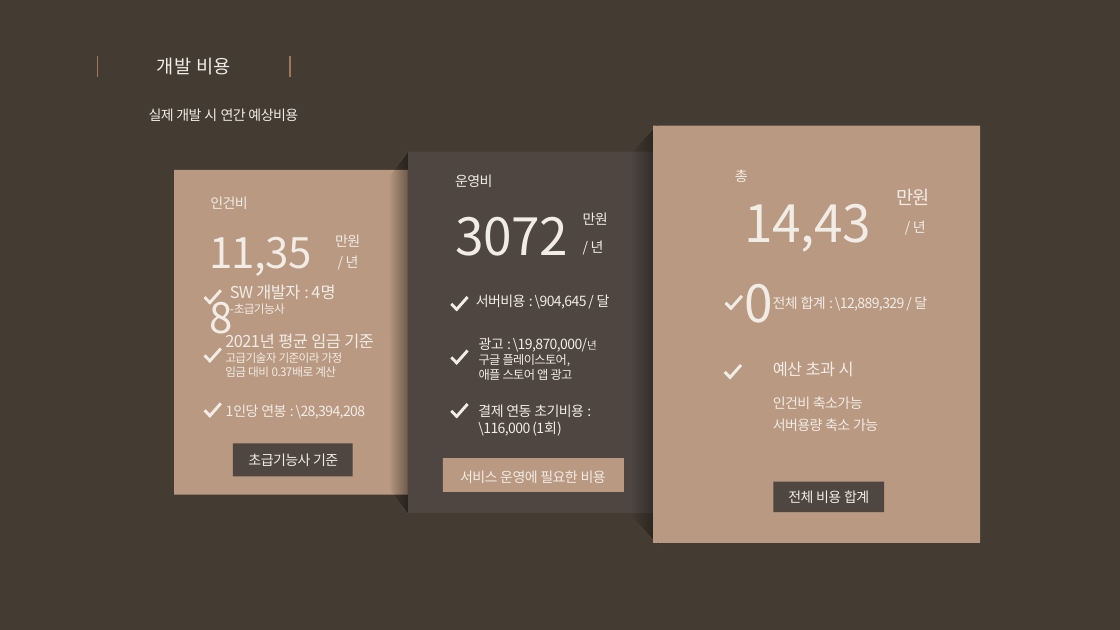
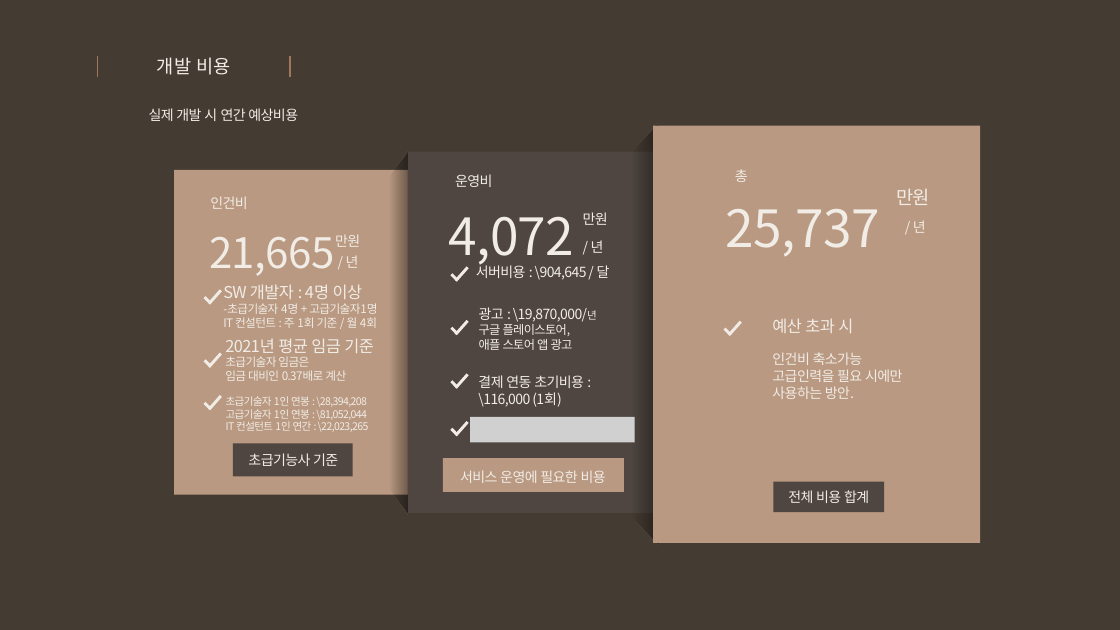
Before and after one commit to snr1229/Content_designing_Presentations, a slide deck: slide 36 of 사업계획서/Week10/EWon_중간고사대체 발표자료_2차.pptx (slide 31 before the commit). Drawn at 1120x630 pixels with LibreOffice and Linux fonts; fonts in the diff are those of the drawing; grey boxes stand for pictures. Boxes give left, top, right and bottom in pixels: in the first picture for what was removed or moved away, otherwise in the second. Text is boxed around its words. In the diff, an @@ line names an element or a change of style, - is before the commit and + after.

```diff
--- a/사업계획서/Week10/EWon_중간고사대체 발표자료_2차.pptx
+++ b/사업계획서/Week10/EWon_중간고사대체 발표자료_2차.pptx
@@ text at [726,209,880,256]: text changed @@
-14,430
+25,737
@@ text at [209,237,334,276]: text changed @@
-11,358
+21,665
@@ text at [448,216,574,268]: text changed @@
-3072
+4,072
@@ text at [223,284,377,328]: text changed; size 14 to 10 pt @@
-SW 개발자 : 4명
--초급기능사
+SW 개발자 : 4명 이상
+-초급기술자 4명 + 고급기술자1명
+IT 컨설턴트 : 주 1회 기준 / 월 4회
@@ 6 lines, 3 texts: place and size @@
-6 lines, 3 texts at [451,294,610,436]
+6 lines, 3 texts at [451,263,610,407]
@@ text removed at [773,296,927,311] @@
-전체 합계 : \12,889,329 / 달
@@ 2 lines, 1 text: place and size @@
-2 lines, 1 text at [725,361,854,379]
+2 lines, 1 text at [724,318,853,335]
@@ line moved from (209, 362) - (221, 349) to (209, 367) - (221, 354) @@
@@ text at [225,356,346,381]: text changed @@
-고급기술자 기준이라 가정
-임금 대비 0.37배로 계산
+초급기술자 임금은
+임금 대비인 0.37배로 계산
@@ text "인건비 축소가능": place and size @@
-text "인건비 축소가능" at [773,396,863,409]
+text "인건비 축소가능" at [772,352,902,399]
@@ line moved from (211, 361) - (205, 355) to (211, 366) - (205, 360) @@
@@ text at [772,369,902,399]: paragraph added @@
+고급인력을 필요 시에만 사용하는 방안.
@@ line moved from (211, 417) - (205, 410) to (211, 409) - (205, 403) @@
@@ line moved from (209, 417) - (221, 403) to (209, 409) - (221, 396) @@
@@ text at [226,396,369,432]: text changed; size 12 to 9 pt @@
-1인당 연봉 : \28,394,208
+초급기술자 1인 연봉 : \28,394,208
+고급기술자 1인 연봉 : \81,052,044
+IT 컨설턴트 1인 연간 : \22,023,265
@@ picture added at [471,417,635,442] @@
@@ text removed at [773,418,878,431] @@
-서버용량 축소 가능
@@ line moved from (732, 309) - (726, 303) to (458, 435) - (451, 429) @@
@@ line moved from (730, 309) - (742, 296) to (456, 435) - (468, 422) @@
```
Also in this commit, not shown: 8 other slides changed, 8 slides added, 3 slides removed, 1 other file.
